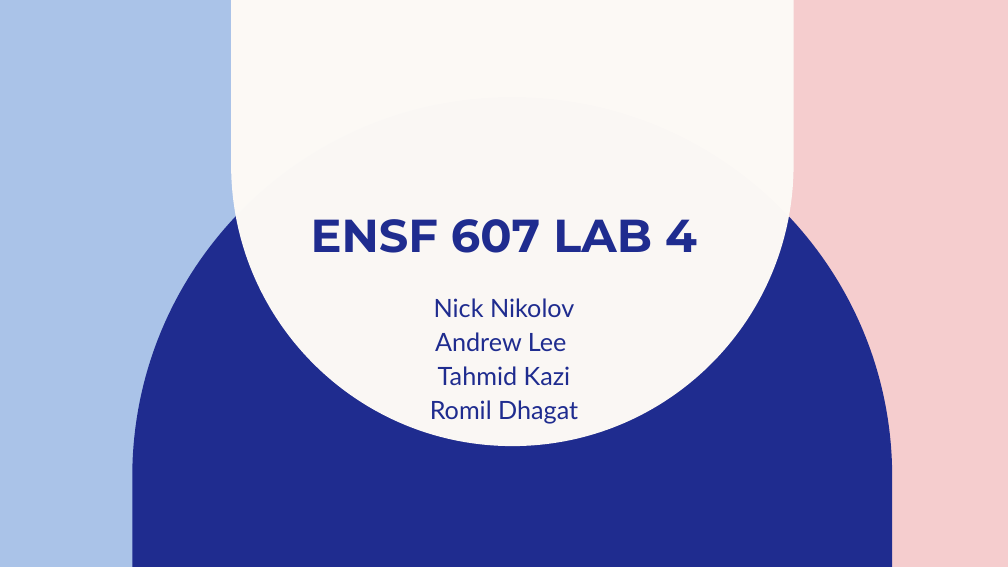
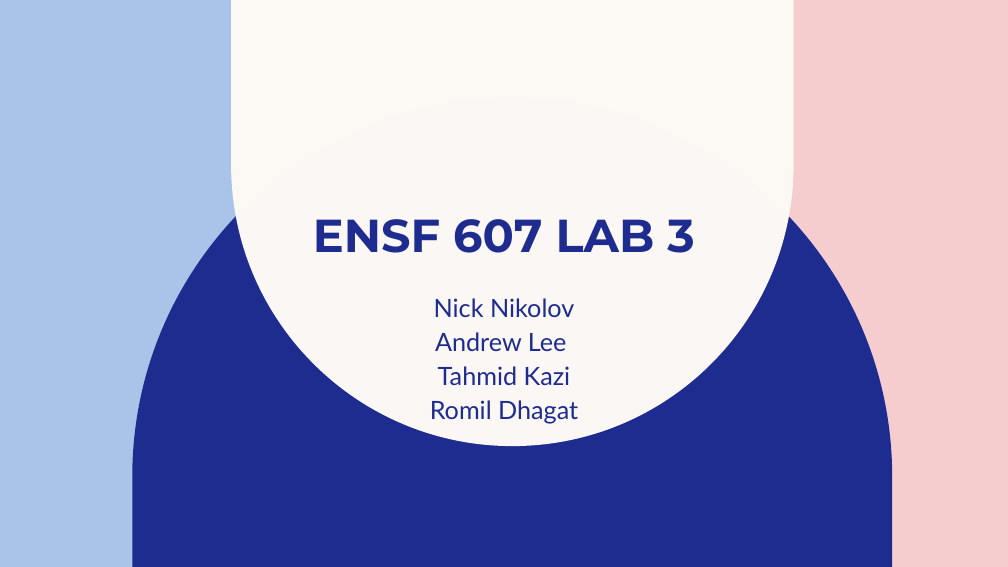
Before and after one commit to ENSF-607-GroupWork/Incident-Management-Dashboard, a slide deck: slide 1 of ENSF 607 Lab 3.pptx. Drawn at 1008x567 pixels with LibreOffice and Linux fonts; fonts in the diff are those of the drawing. Boxes give left, top, right and bottom in pixels: in the first picture for what was removed or moved away, otherwise in the second. Text is boxed around its words. In the diff, an @@ line names an element or a change of style, - is before the commit and + after.

```diff
--- a/ENSF 607 Lab 3.pptx
+++ b/ENSF 607 Lab 3.pptx
@@ title at (x1=313, y1=219, x2=694, y2=253): text changed @@
-ENSF 607 LAB 4
+ENSF 607 LAB 3
```
